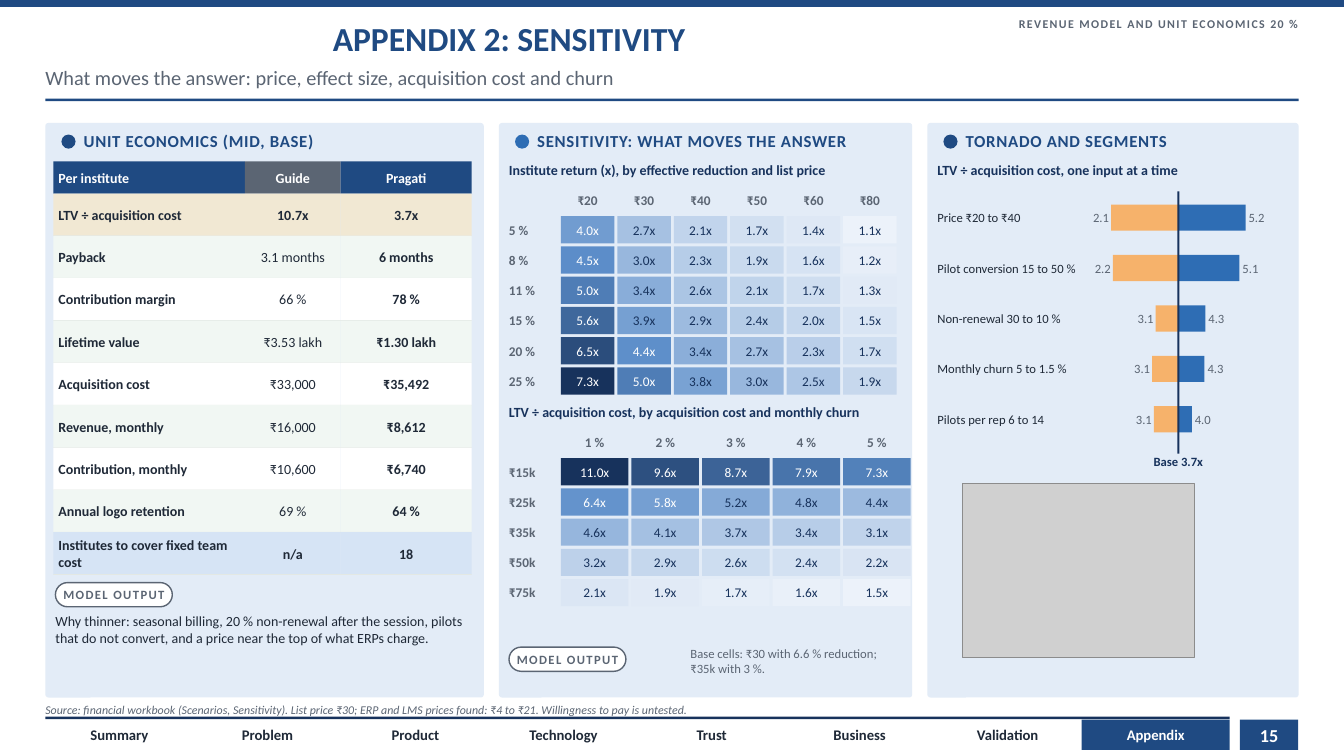
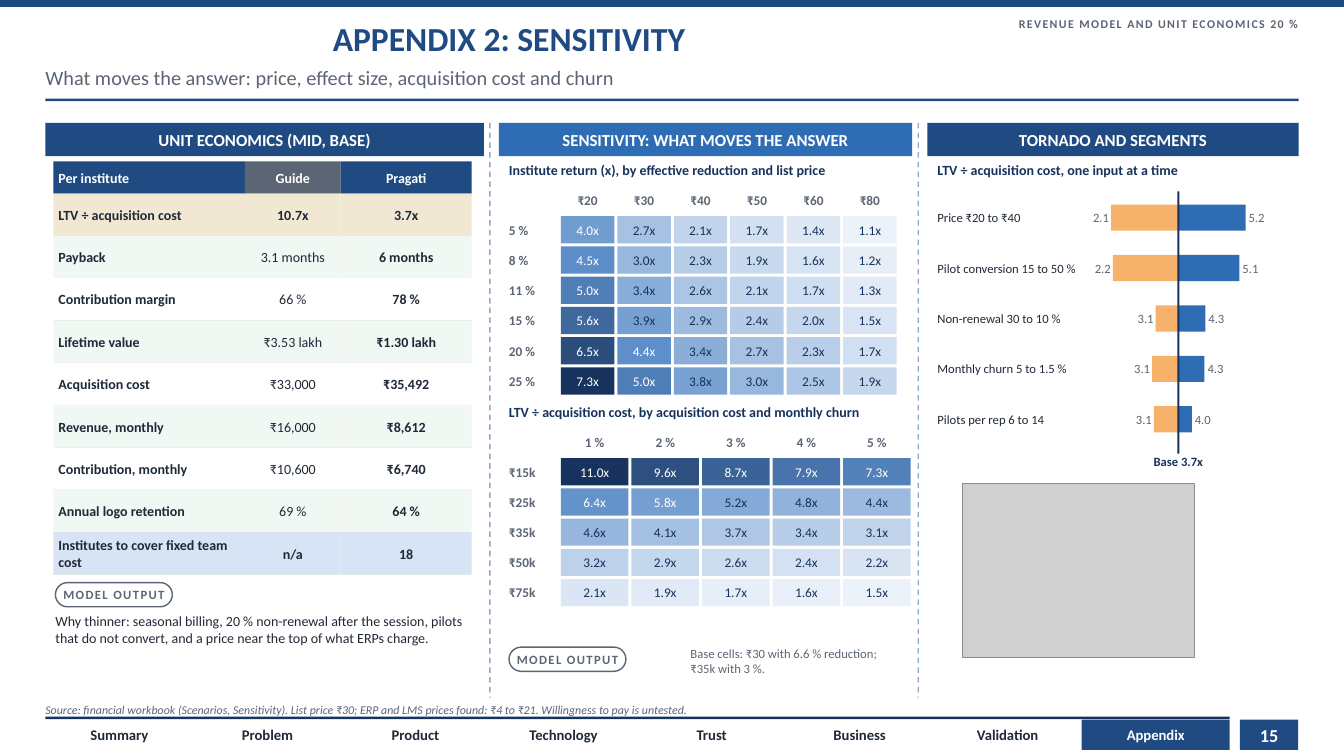
Before and after one commit to AdityaKuranjekar/institute-intelligence-platform, a slide deck: slide 15 of slides/AlphaQ_CaseB_Round1.pptx. Drawn at 1344x756 pixels with LibreOffice and Linux fonts; fonts in the diff are those of the drawing; grey boxes stand for pictures. Boxes give left, top, right and bottom in pixels: in the first picture for what was removed or moved away, otherwise in the second. Text is boxed around its words. In the diff, an @@ line names an element or a change of style, - is before the commit and + after.

```diff
--- a/slides/AlphaQ_CaseB_Round1.pptx
+++ b/slides/AlphaQ_CaseB_Round1.pptx
@@ rounded rectangle removed at box(45, 123, 484, 698) @@
@@ rectangle added at box(45, 123, 484, 156), fill #1F4A82 @@
@@ text "UNIT ECONOMICS (MID, BASE)": place and size @@
-text "UNIT ECONOMICS (MID, BASE)" at box(84, 135, 314, 150)
+text "UNIT ECONOMICS (MID, BASE)" at box(158, 133, 371, 149)
@@ ellipse removed at box(62, 134, 76, 148) @@
@@ line added from (490, 123) to (490, 698), #8FA9CC 1 pt dashed @@
@@ rounded rectangle removed at box(499, 123, 912, 698) @@
@@ rectangle added at box(499, 123, 912, 156), fill #2E6DB4 @@
@@ text "SENSITIVITY: WHAT MOVES THE ANSWER": place and size @@
-text "SENSITIVITY: WHAT MOVES THE ANSWER" at box(537, 136, 846, 147)
+text "SENSITIVITY: WHAT MOVES THE ANSWER" at box(562, 135, 848, 146)
@@ ellipse removed at box(515, 134, 529, 148) @@
@@ line added from (919, 123) to (919, 698), #8FA9CC 1 pt dashed @@
@@ rounded rectangle removed at box(928, 123, 1299, 698) @@
@@ rectangle added at box(928, 123, 1299, 156), fill #1F4A82 @@
@@ text colour #1F4A82 to #FFFFFF, letter spacing 0.5 to 0 pt; alignment left to centre in 3 elements at box(158, 133, 371, 149), box(562, 135, 848, 146), box(1019, 135, 1207, 146) @@
@@ text "TORNADO AND SEGMENTS": place and size @@
-text "TORNADO AND SEGMENTS" at box(966, 136, 1167, 147)
+text "TORNADO AND SEGMENTS" at box(1019, 135, 1207, 146)
@@ ellipse removed at box(944, 134, 958, 148) @@
```
Also in this commit, not shown: 15 other slides changed, 1 slide added, 26 other files.
